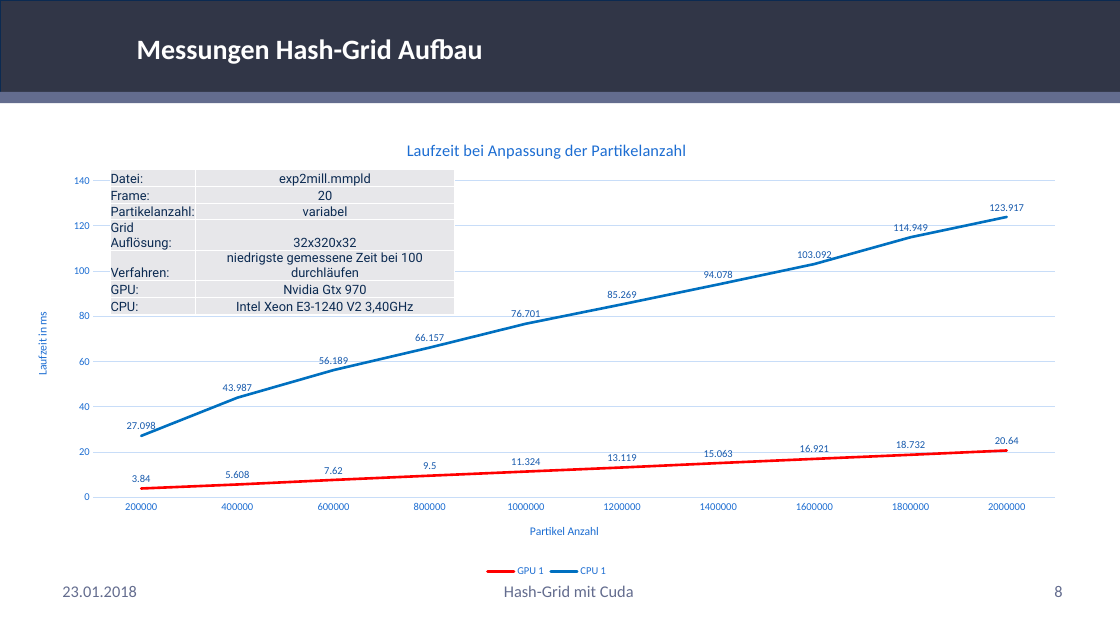
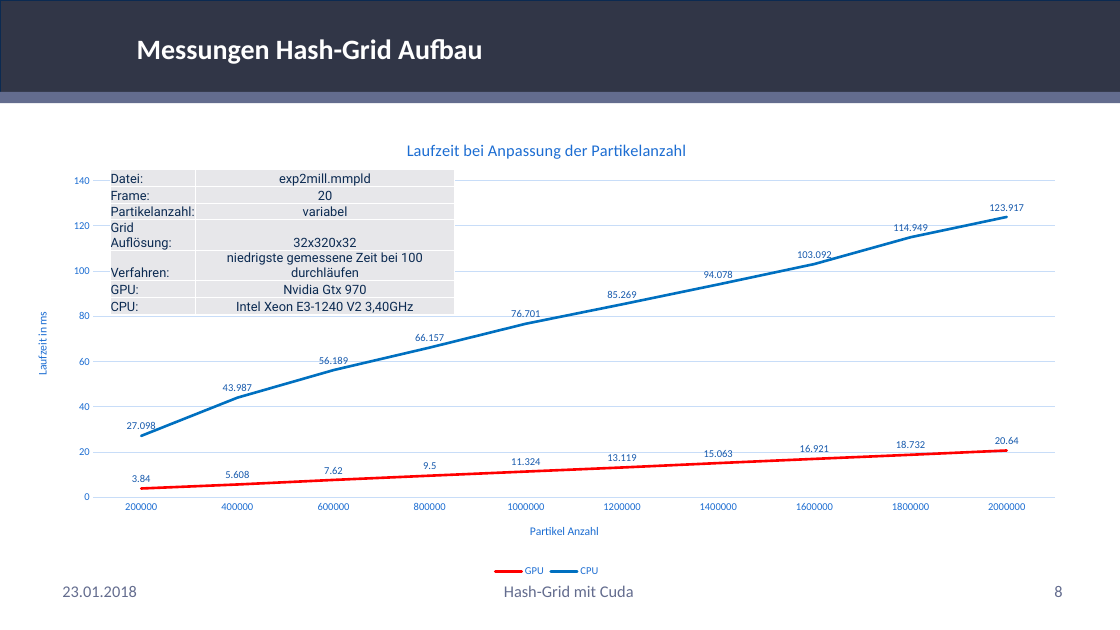
Before and after one commit to RemkeTUD/CUDA-Project-Hash-Grid, a slide deck: slide 8 of Präsentation.pptx. Drawn at 1120x630 pixels with LibreOffice and Linux fonts; fonts in the diff are those of the drawing; background and template pictures are left out. Boxes give left, top, right and bottom in pixels: in the first picture for what was removed or moved away, otherwise in the second. Text is boxed around its words. In the diff, an @@ line names an element or a change of style, - is before the commit and + after.

Commit message:
Präsentation v3

```diff
--- a/Präsentation.pptx
+++ b/Präsentation.pptx
@@ line chart at [18, 124, 1076, 581] @@
-GPU 1: 3.84, 5.608, 7.62, 9.5, 11.324, 13.119, 15.063, 16.921, 18.732, 20.64
+GPU: 3.84, 5.608, 7.62, 9.5, 11.324, 13.119, 15.063, 16.921, 18.732, 20.64
-CPU 1: 27.098, 43.987, 56.189, 66.157, 76.701, 85.269, 94.078, 103.092, 114.949, 123.917
+CPU: 27.098, 43.987, 56.189, 66.157, 76.701, 85.269, 94.078, 103.092, 114.949, 123.917
```
Also in this commit, not shown: 3 other slides changed, 2 slides added.
